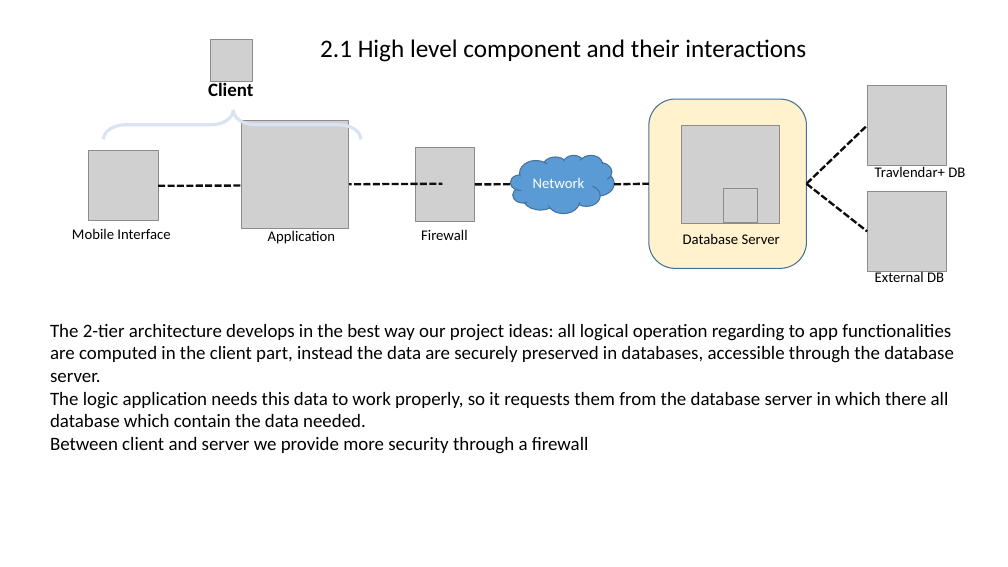
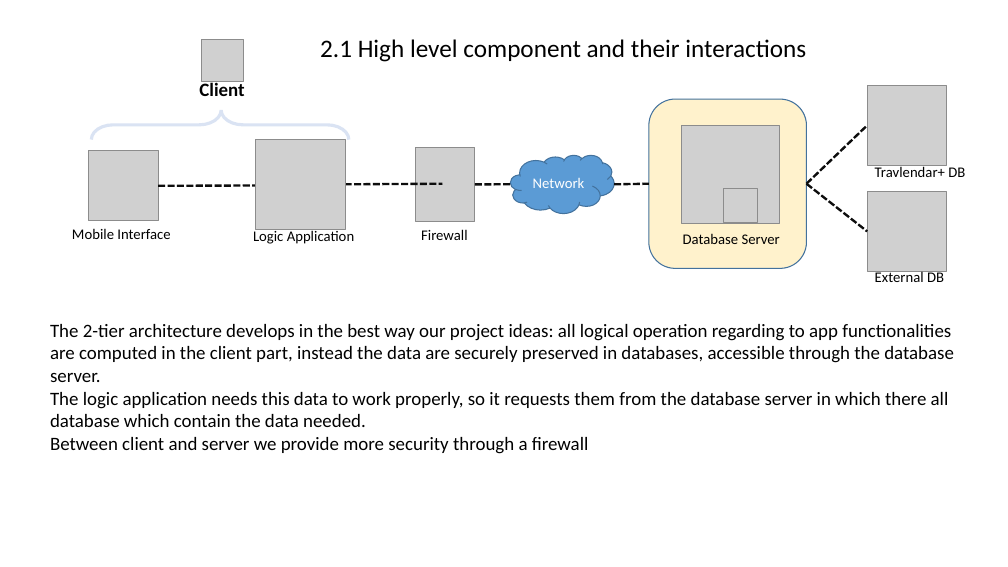
Before and after one commit to AndreaMazzeo289/RASD_DD_Travlendar, a slide deck: slide 1 of Design Documents/Architecture.pptx. Drawn at 1008x567 pixels with LibreOffice and Linux fonts; fonts in the diff are those of the drawing; grey boxes stand for pictures. Boxes give left, top, right and bottom in pixels: in the first picture for what was removed or moved away, otherwise in the second. Text is boxed around its words. In the diff, an @@ line names an element or a change of style, - is before the commit and + after.

Commit message:
update architecture

```diff
--- a/Design Documents/Architecture.pptx
+++ b/Design Documents/Architecture.pptx
@@ picture: place and size @@
-picture at box(210, 39, 253, 82)
+picture at box(201, 39, 243, 82)
@@ text "Client": place and size @@
-text "Client" at box(208, 80, 253, 96)
+text "Client" at box(199, 80, 244, 96)
@@ right brace: place and size @@
-right brace at box(104, 110, 361, 140)
+right brace at box(91, 110, 349, 140)
@@ picture: place and size @@
-picture at box(241, 121, 349, 228)
+picture at box(256, 140, 345, 229)
@@ text at box(253, 228, 354, 244): text changed @@
-Application
+Logic Application
```
